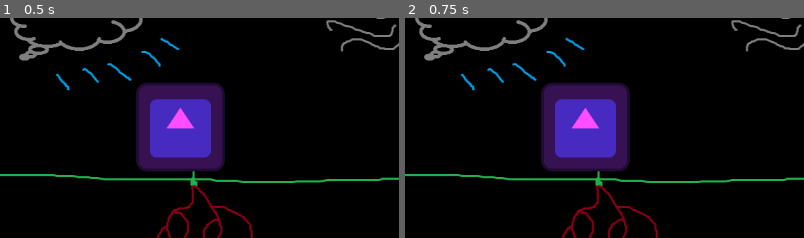
Above: before the commit, frames 1-2 (left to right).
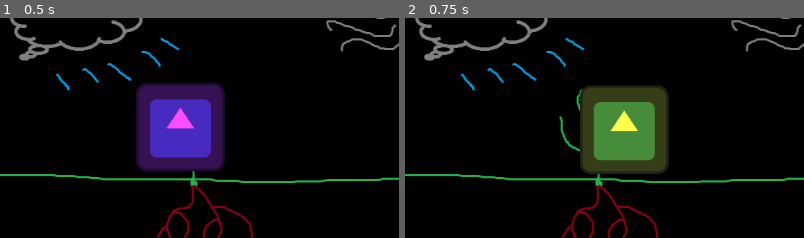
Above: after the commit, the same moments.

Repository: RadekGrzankowski/RatunkuJestemDrzewem
Game: Godot game, scene res://Scenes/Levels/my_level.tscn
The game is run twice, just before and just after one commit, with the same random seed, the same clock (stepped at 60 frames per second) and the same inputs. The engine's default icon, where the game draws it, is replaced by a stand-in: a white triangle on a blue panel in a dark square.
Inputs (mouse positions are % of the whole screen's width and height, from its top left):
- Up to frame 1 (0.5 s): no input
- Up to frame 2 (0.75 s): click (28, 90) at 0.5 s
The pictures show only the part of the screen within x 25-75%, y 8-58%; the shares and areas given below are measured in that part.

Frame 1 is identical in both runs. In frame 2, 13% of the frame differs, in the area x 34-66%, y 29-71%.
Error before the commit: Parse Error: Function "get_ticks_msec()" not found in base self. (res://UI/Button.gd:2)

Commit message:
abort mission

Diff:
--- a/UI/Button.gd
+++ b/UI/Button.gd
@@ -1,5 +1,5 @@
 extends Button
-var currentTime: float = get_ticks_msec ()
+
 
 # Called when the node enters the scene tree for the first time.
 func _ready():
@@ -14,17 +14,3 @@
 func _on_pressed():
 	$"../Icon".visible = false;
 	$"../Icon5".visible = true;
-
-
-# Time when the button was last pressed
-	var lastPressTime: float = 0
-# Cooldown duration in seconds
-	var cooldownDuration: float = 15
-	if currentTime - lastPressTIme >=cooldownDuration:
-		executeButtonPress(currentTime)
-	else:
-			print("Button on cooldow");
-
-func executeButtonPress(currentTime: float) -> void:
-		lastPressTime = currentTime
-		print("Button pressed!")
